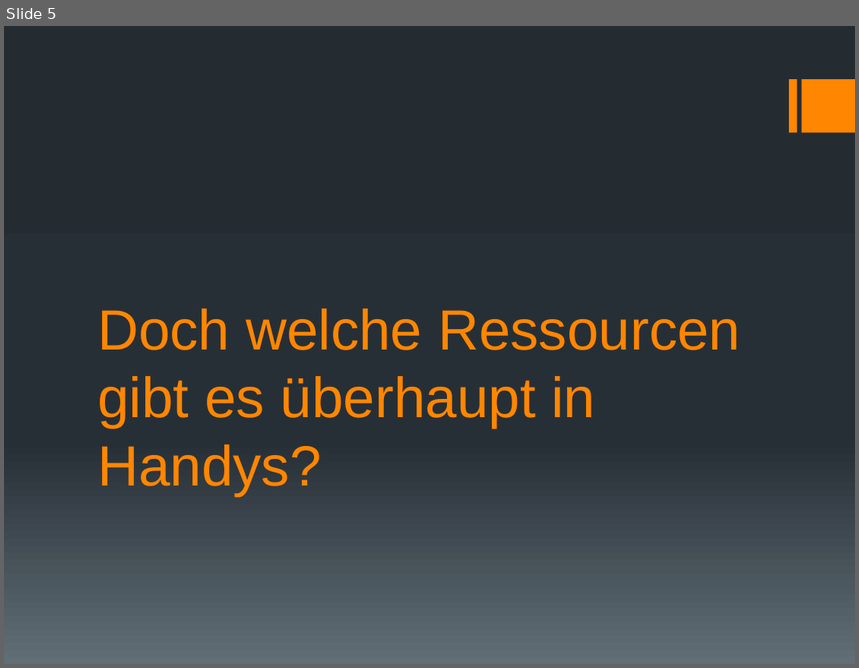
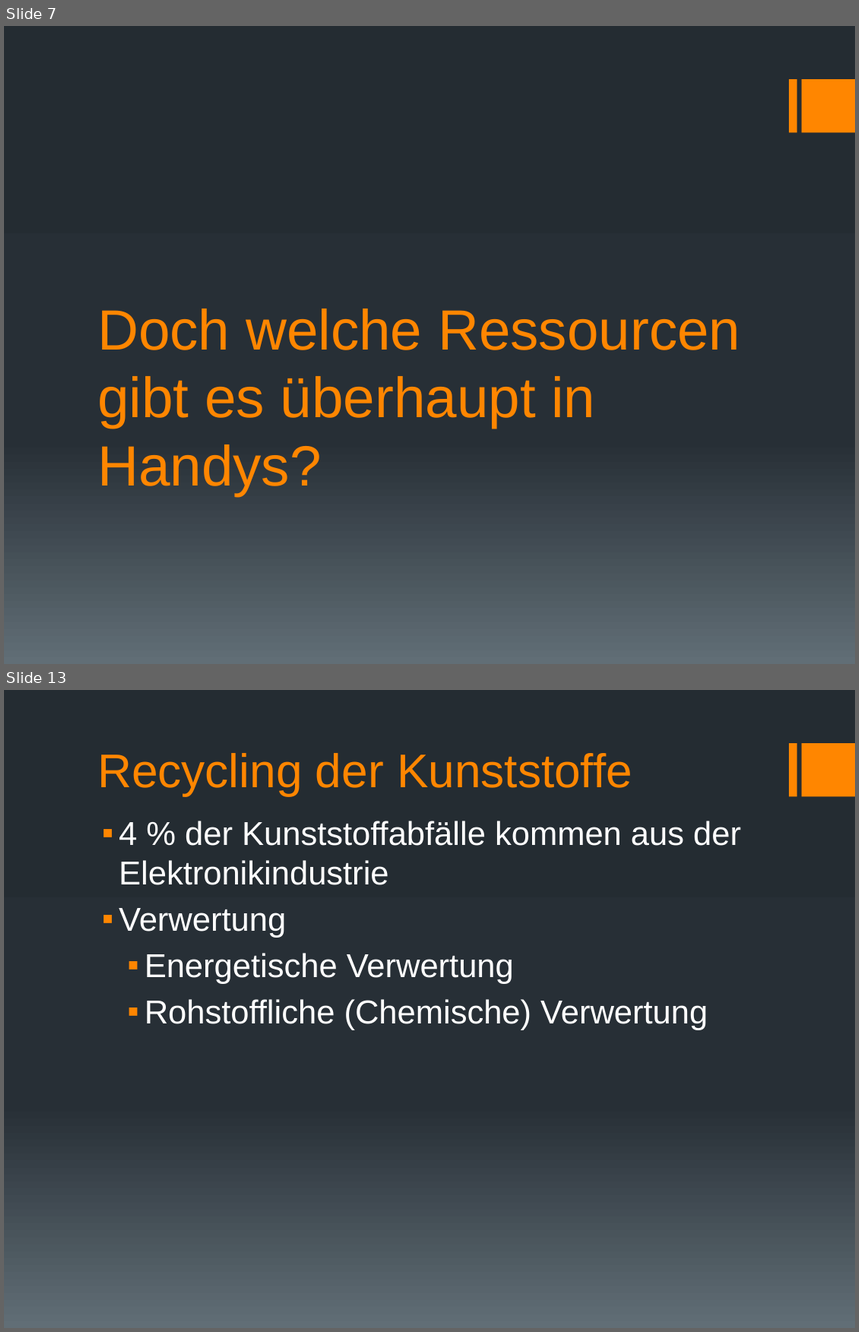
Before and after one commit to GymWenFLL/tpp_presentation, a slide deck: Gesamtpräsentation.pptx. Shown one above the other, each under a label of ours: slide 5 before the commit, slides 7 and 13 after it; the slides between them are not shown. The pictures are 859x668 and 859x1332 pixels, drawn with LibreOffice and Linux fonts; fonts in the diff are those of the drawing. Boxes give left, top, right and bottom in pixels: in the first picture for what was removed or moved away, otherwise in the second. Text is boxed around its words. In the diff, an @@ line names an element or a change of style, - is before the commit and + after.

```diff
--- a/Gesamtpräsentation.pptx
+++ b/Gesamtpräsentation.pptx
@@ slide 13 added at [4, 690, 855, 1328], background gradient #242C33 to #273037 to #636D76; not listed: 2 template elements that a slide beside it also shows @@
@@ title added at [97, 753, 633, 796], 40 pt, text #FF8600 @@
+Recycling der Kunststoffe
@@ text added at [119, 821, 741, 1030], 28 pt, text #FFFFFF @@
+▪ 4 % der Kunststoffabfälle kommen aus der Elektronikindustrie
+▪ Verwertung
+  ▪ Energetische Verwertung
+  ▪ Rohstoffliche (Chemische) Verwertung
@@ what was slide 5 is now slide 7 @@
```
Also in this commit, not shown: 10 slides changed, 11 other slides added, 8 slides removed, 2 other files.
